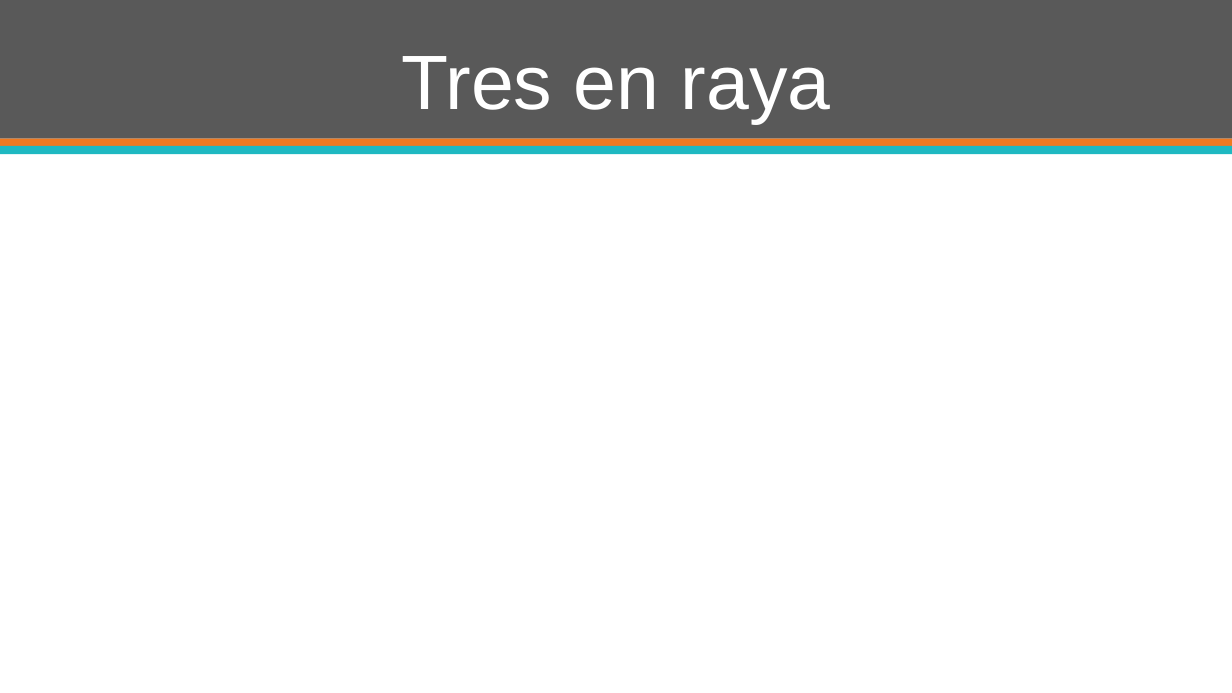
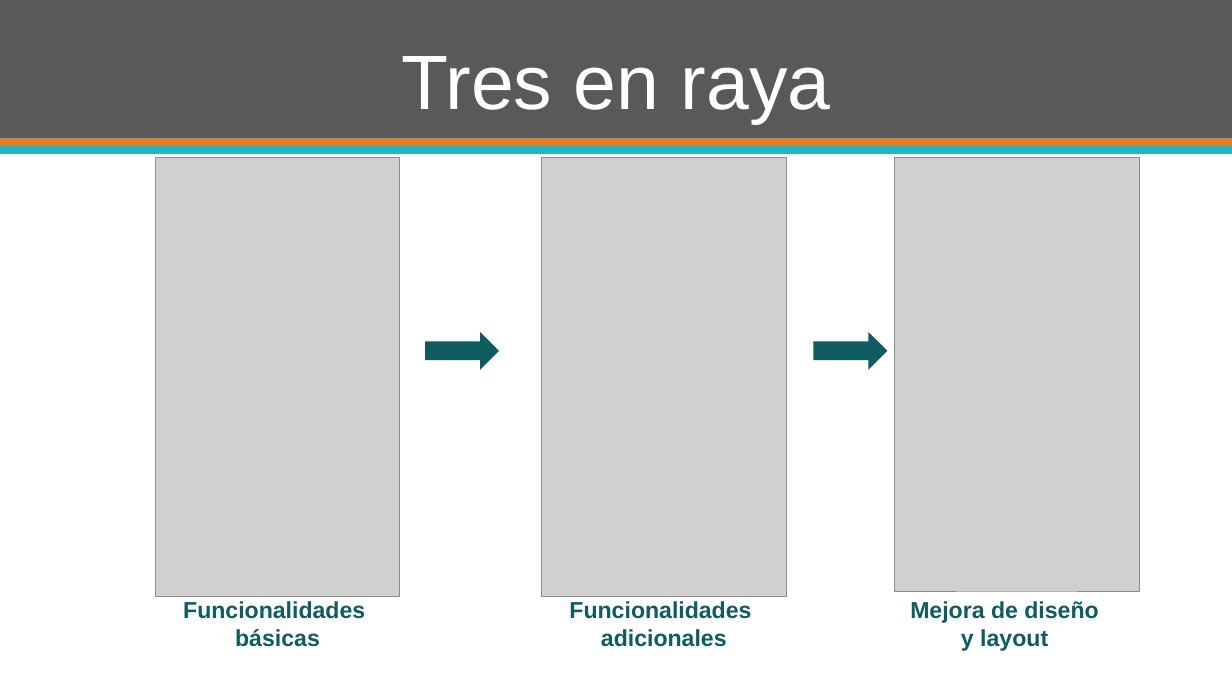
Before and after one commit to HecGL/Android, a slide deck: slide 6 of Never Bored.pptx. Drawn at 1232x693 pixels with LibreOffice and Linux fonts; fonts in the diff are those of the drawing; grey boxes stand for pictures. Boxes give left, top, right and bottom in pixels: in the first picture for what was removed or moved away, otherwise in the second. Text is boxed around its words. In the diff, an @@ line names an element or a change of style, - is before the commit and + after.

Commit message:
pptx + dado y 3 en raya

```diff
--- a/Never Bored.pptx
+++ b/Never Bored.pptx
@@ picture added at box(155, 158, 400, 597) @@
@@ picture added at box(542, 158, 787, 597) @@
@@ picture added at box(895, 158, 1140, 592) @@
@@ right arrow added at box(426, 334, 498, 369), fill #0F5C60, outline #0F5C60 1 pt @@
@@ right arrow added at box(814, 334, 886, 369), fill #0F5C60, outline #0F5C60 1 pt @@
@@ text added at box(183, 601, 365, 647), 18 pt, text #0F5C60, bold @@
+Funcionalidades
+básicas
@@ text added at box(569, 601, 751, 647), 18 pt, text #0F5C60, bold @@
+Funcionalidades
+adicionales
@@ text added at box(910, 601, 1098, 651), 18 pt, text #0F5C60, bold @@
+Mejora de diseño
+y layout
```
Also in this commit, not shown: 1 slide added, 1 slide removed.
